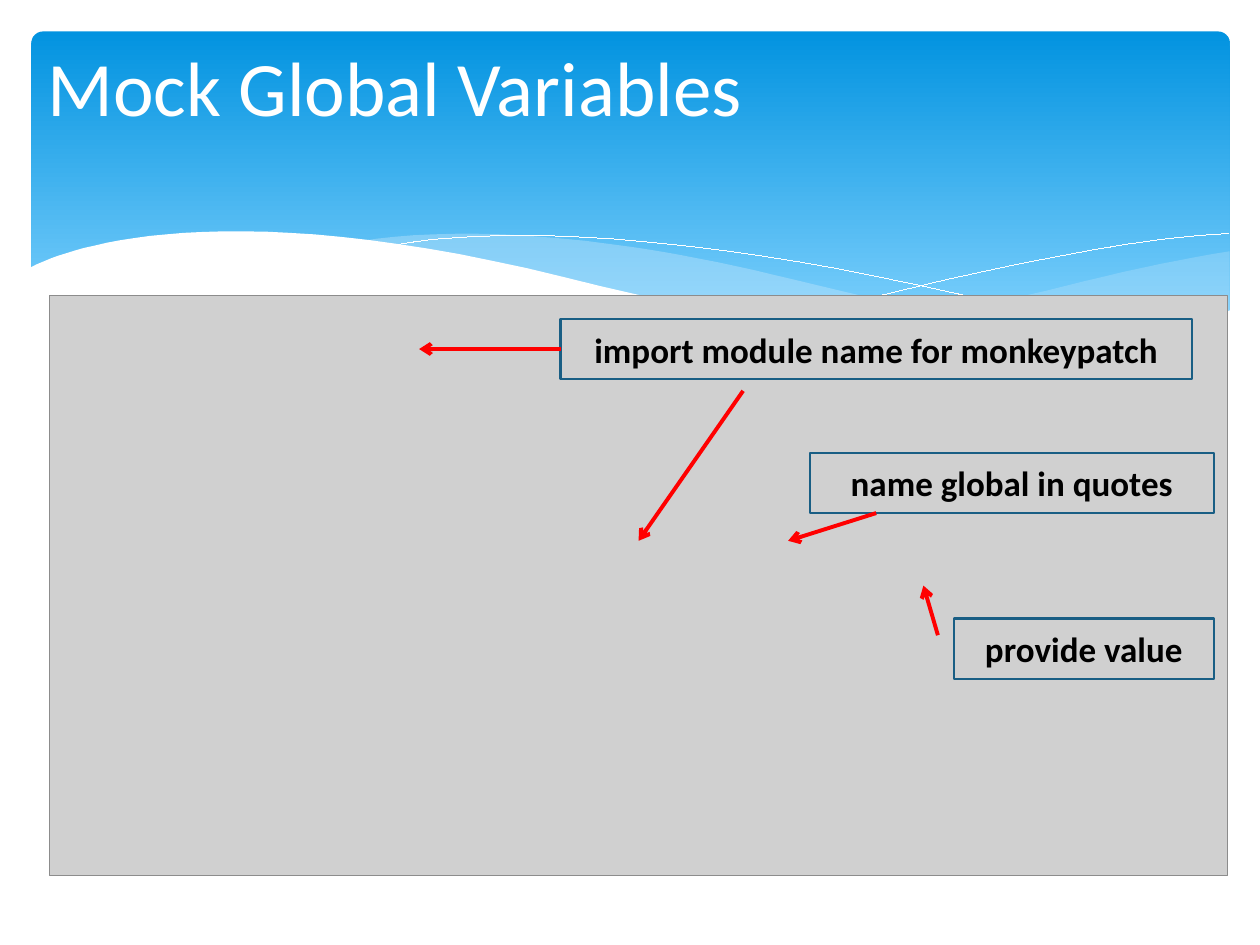
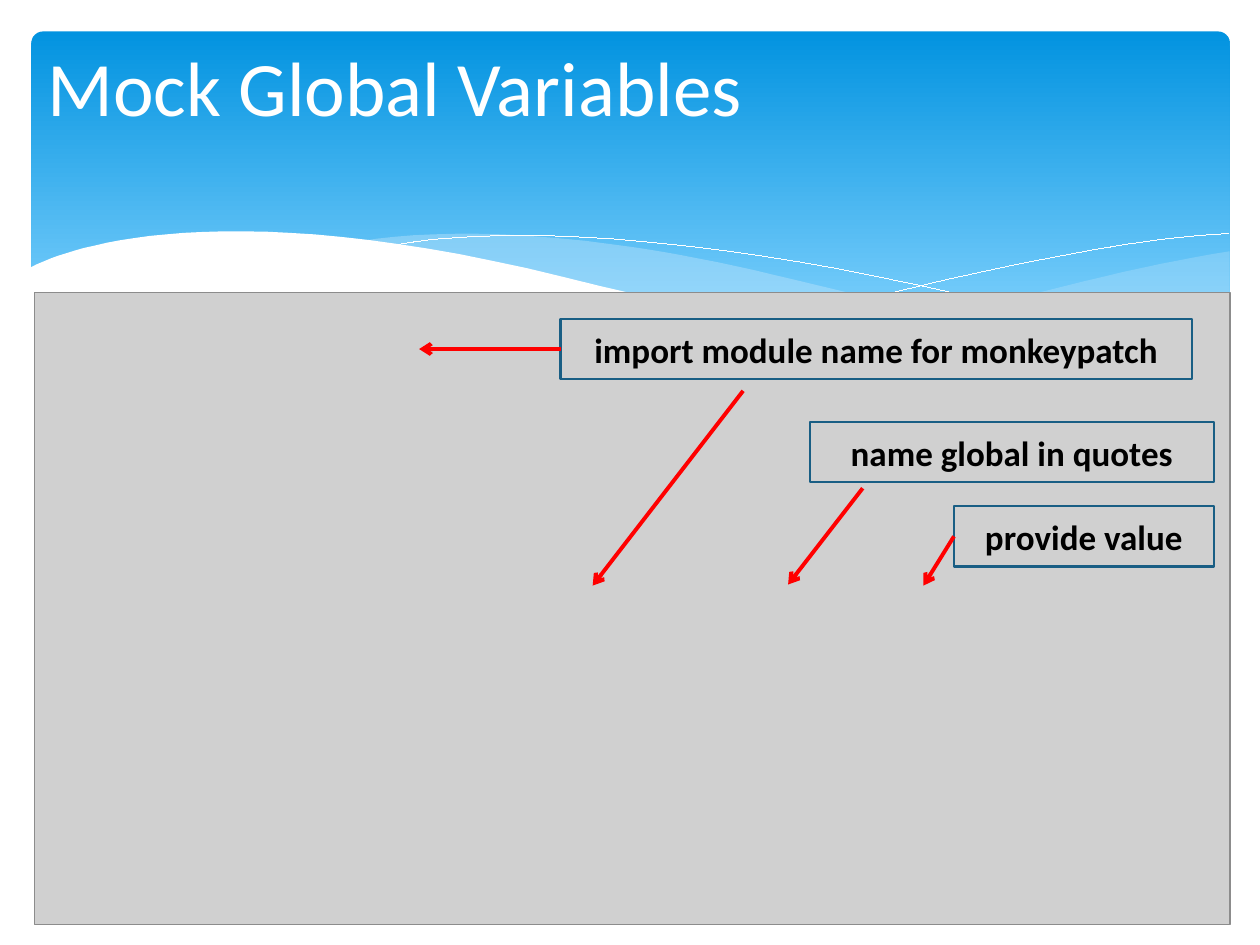
Before and after one commit to chris-turps/QA_Python3, a slide deck: slide 7 of DG_09 Testable UI.pptx. Drawn at 1260x945 pixels with LibreOffice and Linux fonts; fonts in the diff are those of the drawing; grey boxes stand for pictures. Boxes give left, top, right and bottom in pixels: in the first picture for what was removed or moved away, otherwise in the second. Text is boxed around its words. In the diff, an @@ line names an element or a change of style, - is before the commit and + after.

```diff
--- a/DG_09 Testable UI.pptx
+++ b/DG_09 Testable UI.pptx
@@ picture: place and size @@
-picture at (49, 296, 1227, 876)
+picture at (35, 292, 1231, 924)
@@ arrow moved from (743, 391) - (639, 541) to (743, 391) - (592, 586) @@
@@ rectangle "name global in quotes": place and size @@
-rectangle "name global in quotes" at (810, 452, 1213, 513)
+rectangle "name global in quotes" at (810, 422, 1213, 483)
@@ arrow moved from (876, 513) - (789, 541) to (863, 489) - (789, 585) @@
@@ rectangle "provide value": place and size @@
-rectangle "provide value" at (954, 619, 1213, 679)
+rectangle "provide value" at (954, 507, 1213, 567)
@@ arrow moved from (937, 635) - (924, 586) to (954, 537) - (924, 586) @@
```
Also in this commit, not shown: 1 other slide changed, 1 other file.
